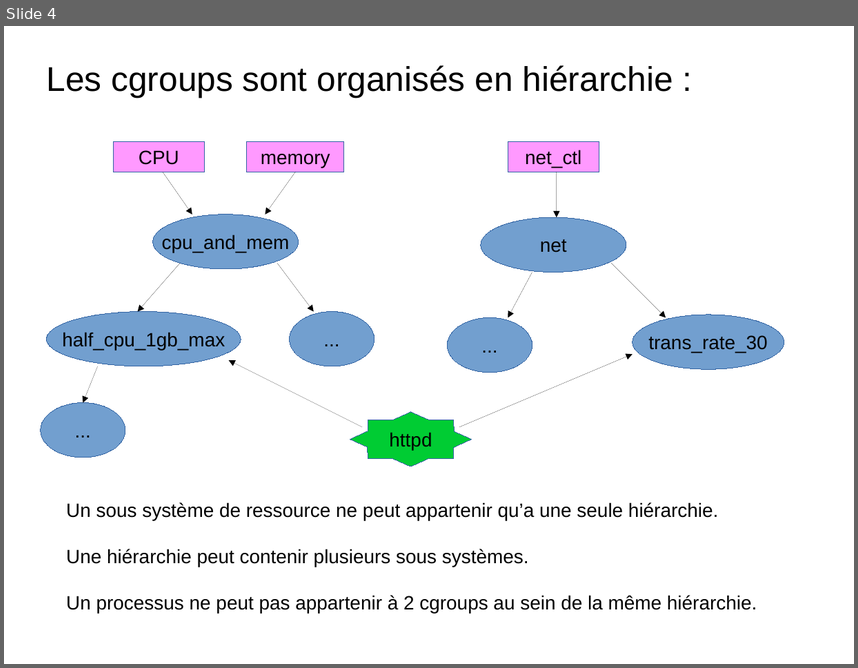
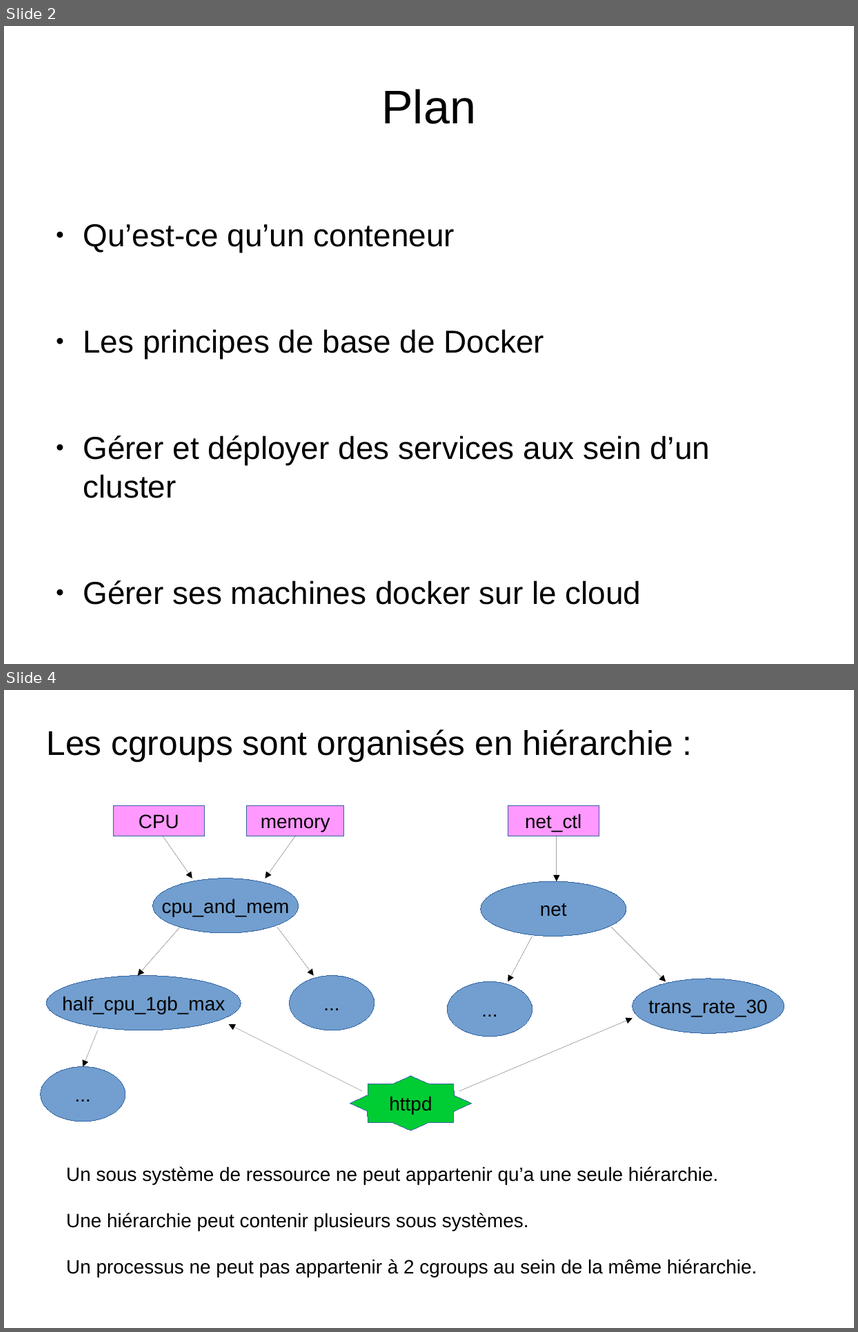
Before and after one commit to charleshuber/4t, a slide deck: presentation_smb215.odp. Shown one above the other, each under a label of ours: slide 4 before the commit, slides 2 and 4 after it; the slides between them are not shown. The pictures are 858x668 and 858x1332 pixels, drawn with LibreOffice and Linux fonts; fonts in the diff are those of the drawing. Boxes give left, top, right and bottom in pixels: in the first picture for what was removed or moved away, otherwise in the second. Text is boxed around its words. In the diff, an @@ line names an element or a change of style, - is before the commit and + after.

```diff
--- a/presentation_smb215.odp
+++ b/presentation_smb215.odp
@@ slide 2 added at bbox=[4, 26, 854, 664], background #FFFFFF @@
@@ title added at bbox=[381, 89, 476, 124], 44 pt, text #000000 @@
+Plan
@@ text added at bbox=[83, 224, 710, 604], 29.6 pt, text #000000 @@
+● Qu’est-ce qu’un conteneur
+● Les principes de base de Docker
+● Gérer et déployer des services aux sein d’un cluster
+● Gérer ses machines docker sur le cloud
```
Also in this commit, not shown: 9 slides changed, 2 other slides added, 2 slides removed, 1 other file.
